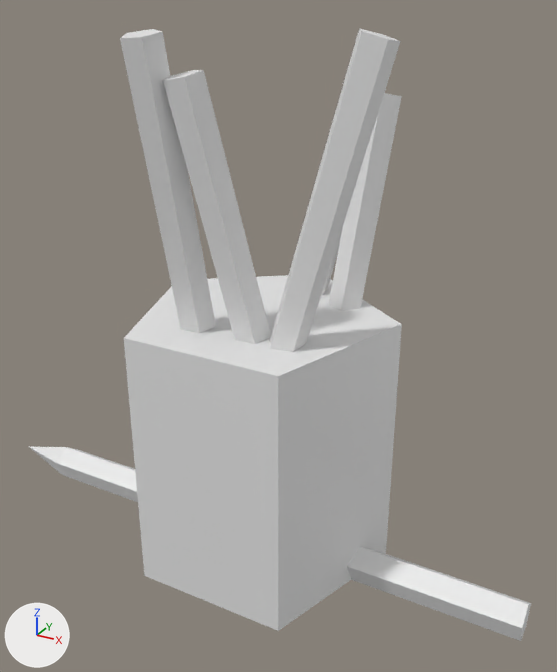
The Blender file Assets/3D object/Blender_hilut/stuff002.blend: old version first, new version second.
Camera for both pictures: a 50 mm lens placed at (2.59, -4.44, 4.08), pointed at (0.06, 0.16, 1.78). Arrows for +X, +Y and +Z are at lower left; the lights stay in place.
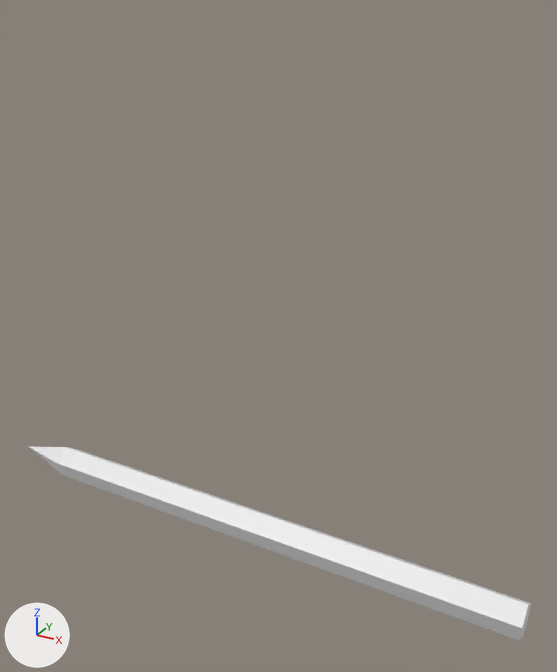
What differs and where, as boxes (x1, y1, x2, y2) in the pictures (557 x 672 px):
'Cylinder.001', hidden
    before: (120, 28, 402, 631)

The edits, one by one:
Object 'Cylinder.001' (ob_cylinder_001) is now hidden.
